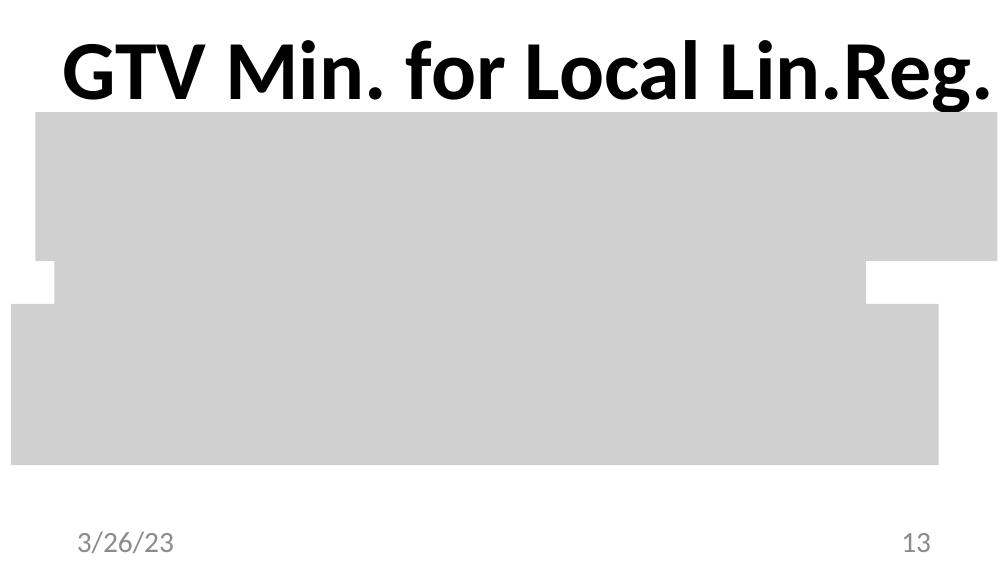
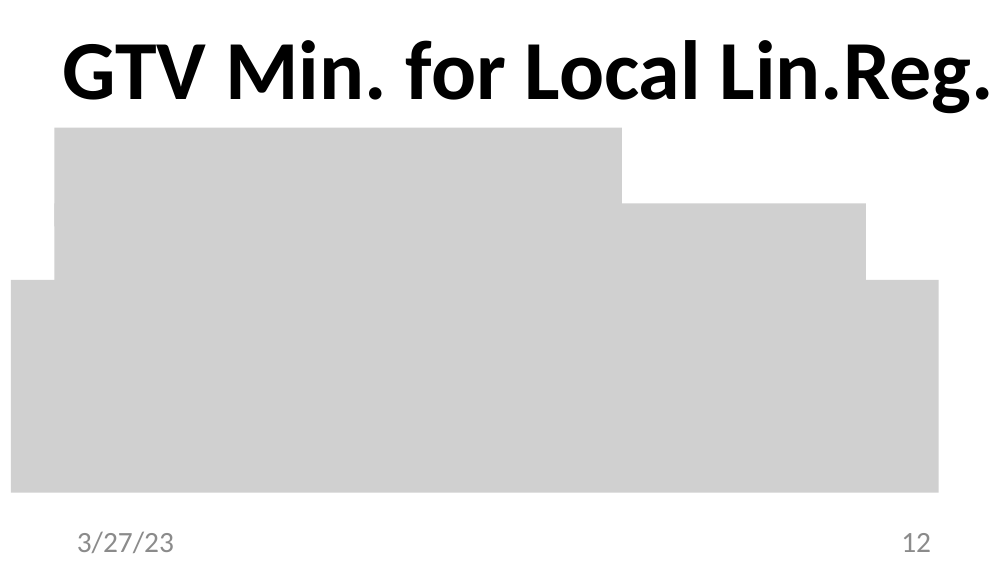
Before and after one commit to alexjungaalto/FederatedLearning, a slide deck: slide 12 of slides/CS-E4740_FLAlgos.pptx (slide 13 before the commit). Drawn at 1008x567 pixels with LibreOffice and Linux fonts; fonts in the diff are those of the drawing; grey boxes stand for pictures. Boxes give left, top, right and bottom in pixels: in the first picture for what was removed or moved away, otherwise in the second. Text is boxed around its words. In the diff, an @@ line names an element or a change of style, - is before the commit and + after.

```diff
--- a/slides/CS-E4740_FLAlgos.pptx
+++ b/slides/CS-E4740_FLAlgos.pptx
@@ picture removed at <box>36,112,998,261</box> @@
@@ picture added at <box>54,128,622,227</box> @@
@@ picture: place and size @@
-picture at <box>54,216,866,307</box>
+picture at <box>54,203,866,295</box>
@@ picture: place and size @@
-picture at <box>11,304,939,465</box>
+picture at <box>11,280,939,492</box>
@@ text at <box>77,531,174,553</box>: text changed @@
-3/26/23
+3/27/23
@@ page number at <box>901,533,931,552</box>: text changed @@
-13
+12
```
Also in this commit, not shown: 13 other slides changed, 1 slide added, 2 slides removed, 2 other files.
